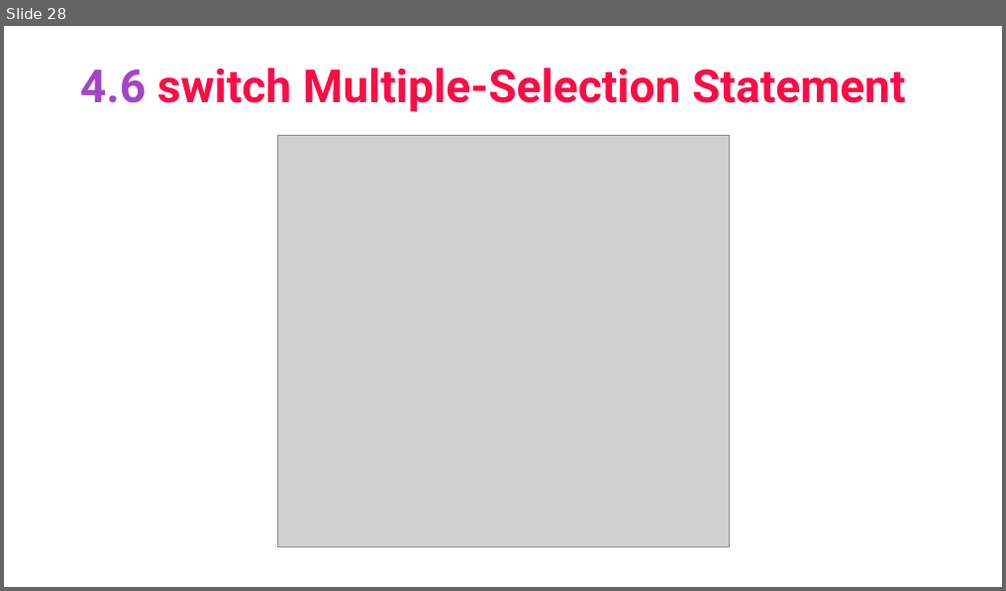
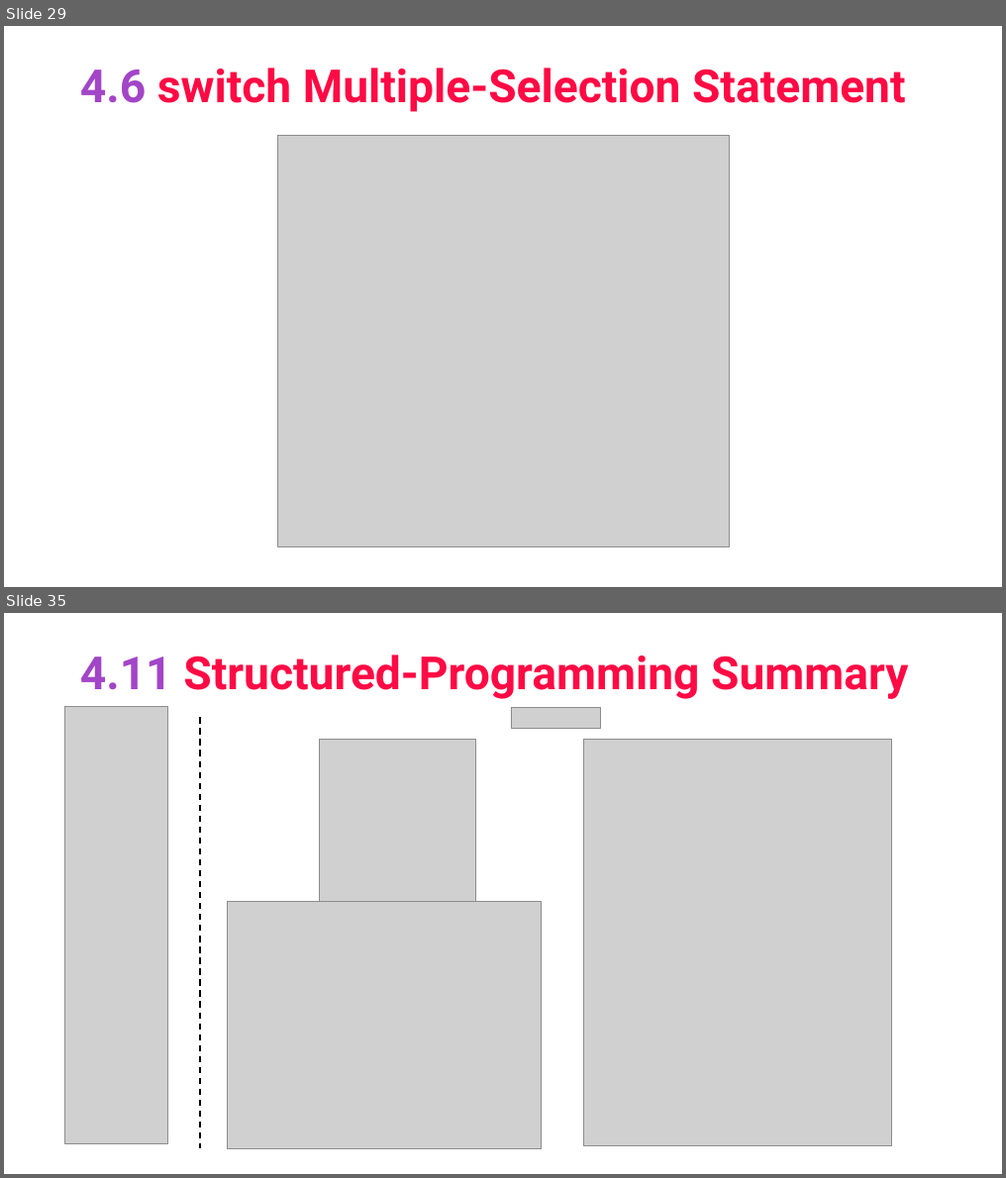
Before and after one commit to asimriaz/FOP, a slide deck: Chapter 4.pptx. Shown one above the other, each under a label of ours: slide 28 before the commit, slides 29 and 35 after it; the slides between them are not shown. The pictures are 1006x591 and 1006x1178 pixels, drawn with LibreOffice and Linux fonts; fonts in the diff are those of the drawing; grey boxes stand for pictures. Boxes give left, top, right and bottom in pixels: in the first picture for what was removed or moved away, otherwise in the second. Text is boxed around its words. In the diff, an @@ line names an element or a change of style, - is before the commit and + after.

```diff
--- a/Chapter 4.pptx
+++ b/Chapter 4.pptx
@@ slide 35 added at [4, 613, 1002, 1174], background #FFFFFF @@
@@ title added at [80, 655, 908, 699], 44 pt, text #FF0A44, bold @@
+4.11 Structured-Programming Summary
@@ picture added at [64, 707, 168, 1146] @@
@@ line added from (200, 717) to (200, 1149), #000000 1.5 pt dashed @@
@@ picture added at [511, 707, 601, 728] @@
@@ picture added at [320, 739, 475, 901] @@
@@ picture added at [583, 739, 892, 1146] @@
@@ picture added at [227, 902, 542, 1149] @@
@@ what was slide 28 is now slide 29 @@
```
Also in this commit, not shown: 6 slides changed, 6 other slides added.
